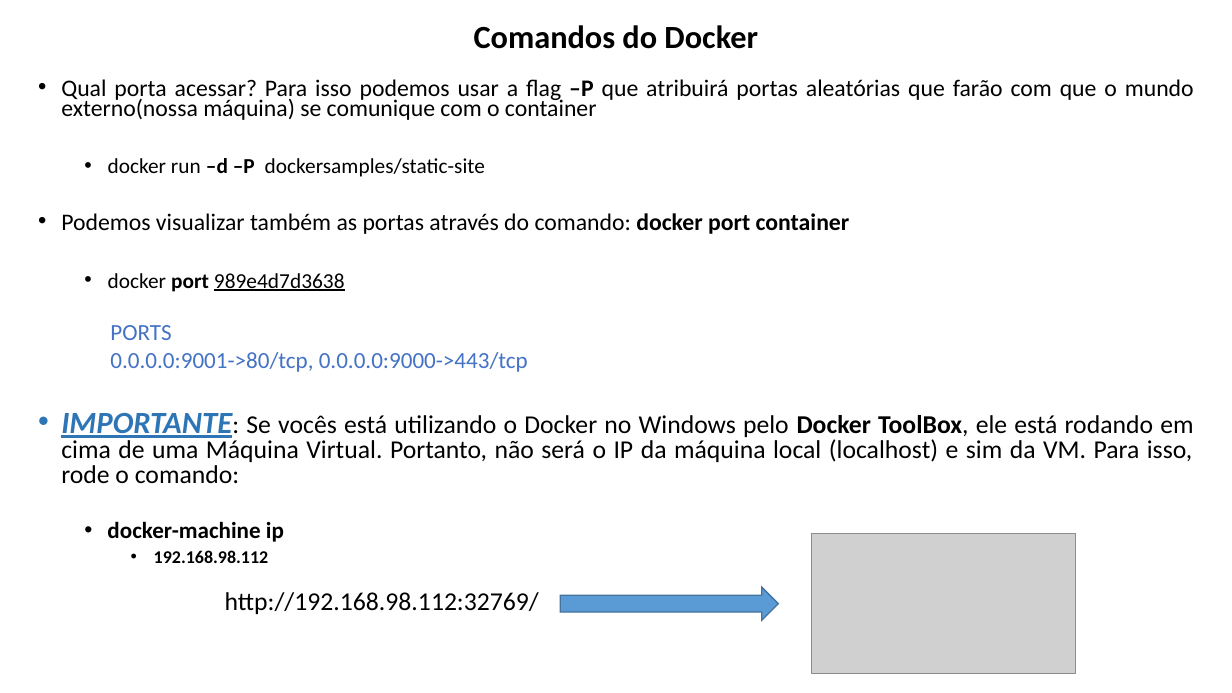
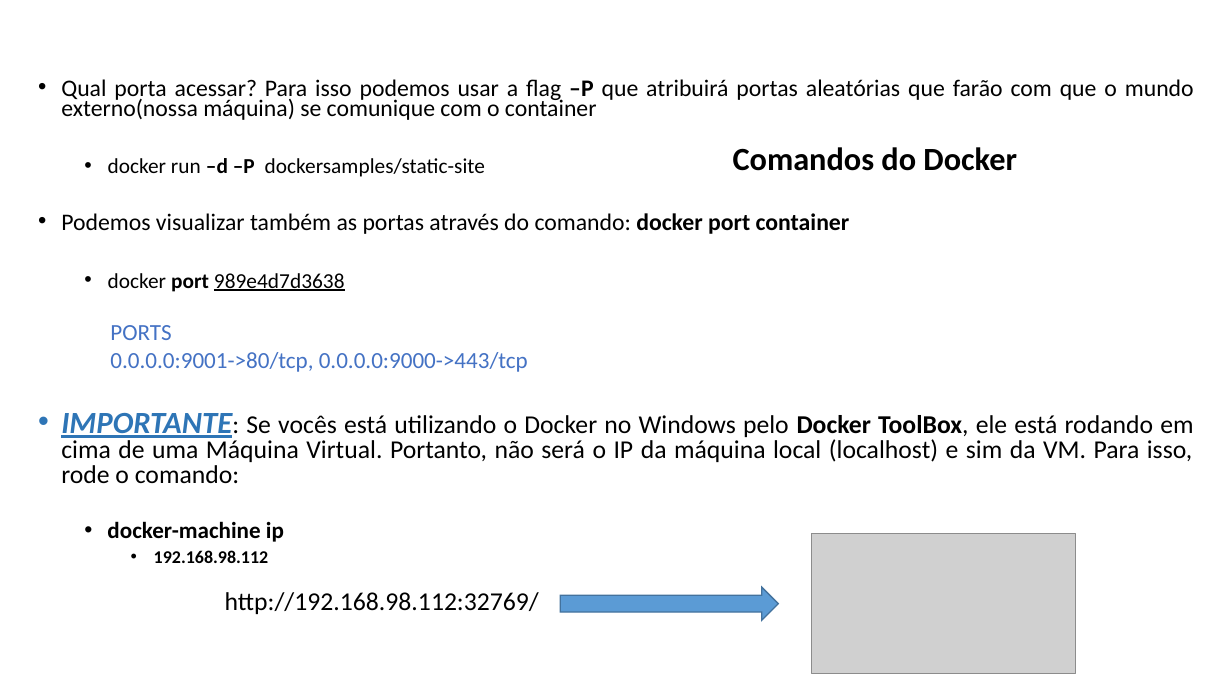
Before and after one commit to lacsousa/learning-docker, a slide deck: slide 13 of docs/docker-resumo.pptx. Drawn at 1232x693 pixels with LibreOffice and Linux fonts; fonts in the diff are those of the drawing; grey boxes stand for pictures. Boxes give left, top, right and bottom in pixels: in the first picture for what was removed or moved away, otherwise in the second. Text is boxed around its words. In the diff, an @@ line names an element or a change of style, - is before the commit and + after.

```diff
--- a/docs/docker-resumo.pptx
+++ b/docs/docker-resumo.pptx
@@ title "Comandos do Docker": place and size @@
-title "Comandos do Docker" at box(474, 25, 758, 49)
+title "Comandos do Docker" at box(733, 147, 1017, 171)
```
Also in this commit, not shown: 7 slides added, 1 slide removed, 6 other files.
